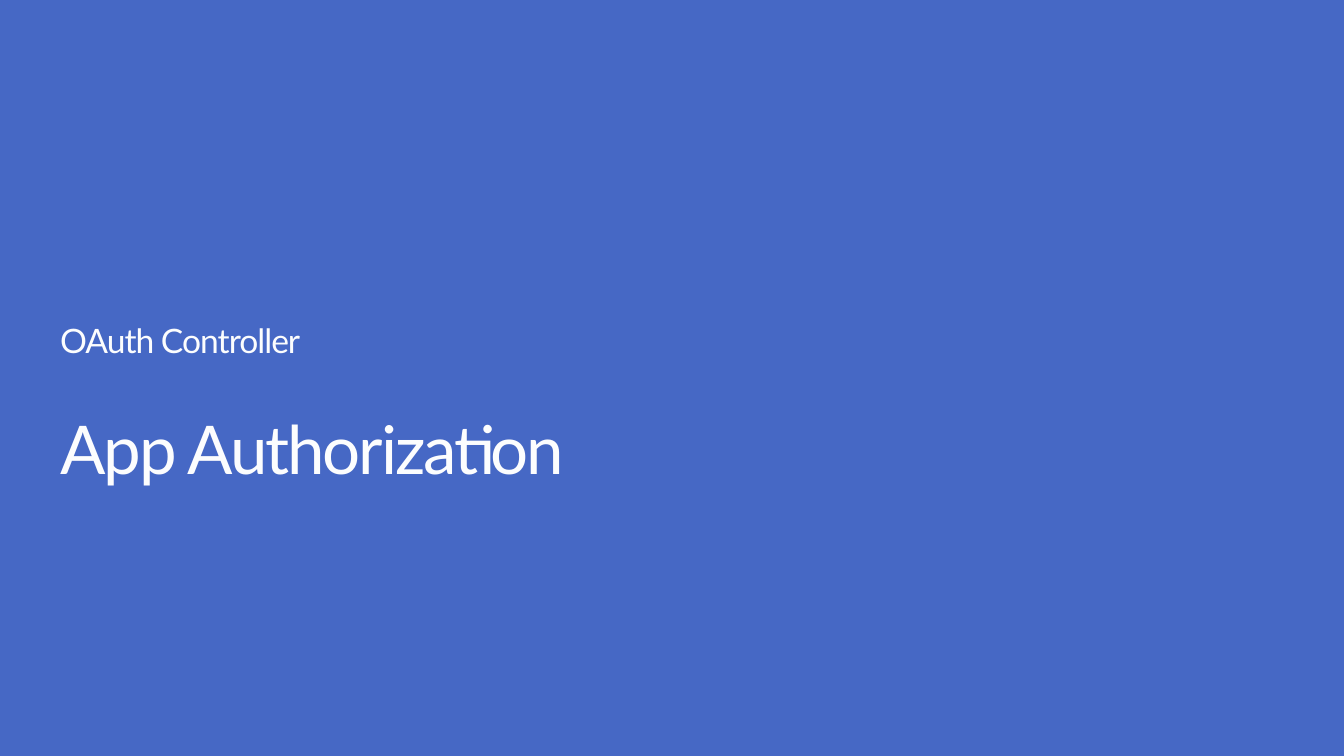
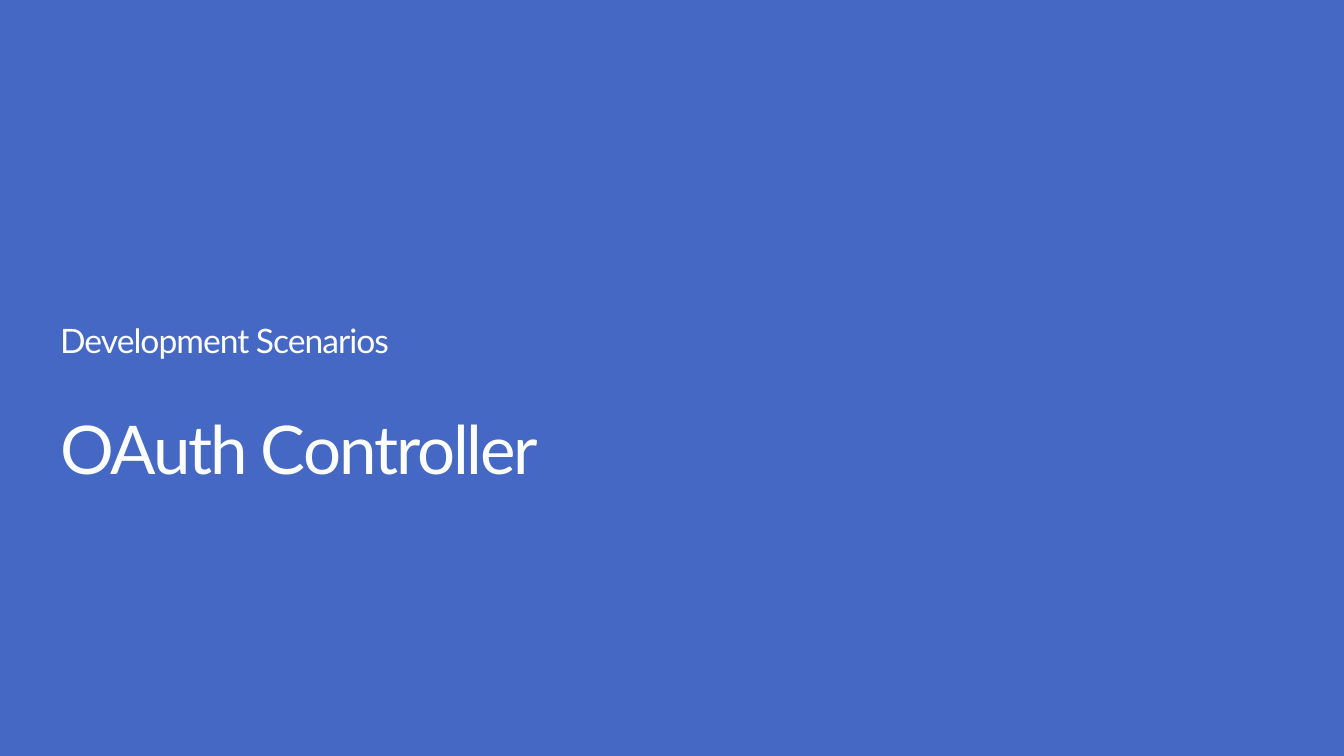
Before and after one commit to OfficeDev/TrainingContent, a slide deck: slide 57 of O3652-7 Deep Dive into Security and OAuth/O3652-7 Deep Dive into Security and OAuth.pptx (slide 20 before the commit). Drawn at 1344x756 pixels with LibreOffice and Linux fonts; fonts in the diff are those of the drawing; background and template pictures are left out. Boxes give left, top, right and bottom in pixels: in the first picture for what was removed or moved away, otherwise in the second. Text is boxed around its words. In the diff, an @@ line names an element or a change of style, - is before the commit and + after.

```diff
--- a/O3652-7 Deep Dive into Security and OAuth/O3652-7 Deep Dive into Security and OAuth.pptx
+++ b/O3652-7 Deep Dive into Security and OAuth/O3652-7 Deep Dive into Security and OAuth.pptx
@@ subtitle at (x1=60, y1=328, x2=389, y2=359): text changed @@
-OAuth Controller
+Development Scenarios
@@ title at (x1=60, y1=424, x2=538, y2=475): text changed @@
-App Authorization
+OAuth Controller
```
Also in this commit, not shown: 12 other slides changed, 49 slides added, 13 slides removed.
